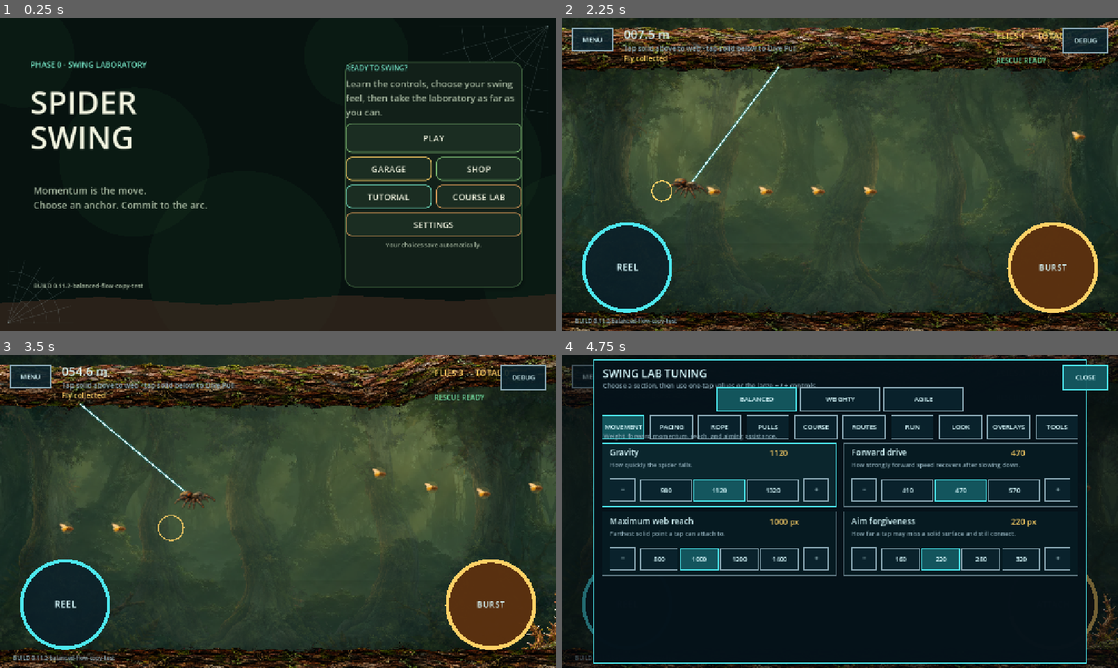
Above: before the commit, frames 1-4 (two rows, left to right).
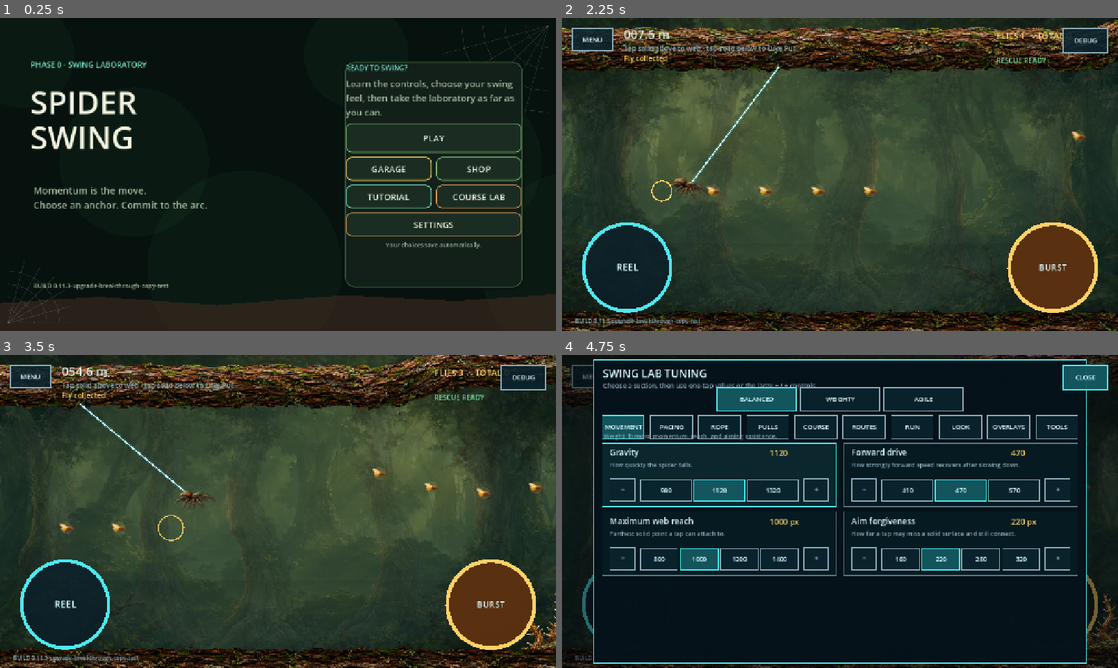
Above: after the commit, the same moments.

Repository: menno420/spider-swing
Game: Godot game, scene res://game/bootstrap/main.tscn
The game is run twice, just before and just after one commit, with the same random seed, the same clock (stepped at 60 frames per second) and the same inputs.
Inputs (mouse positions are in pixels of both pictures, inside the frame that each line leads up to):
- Up to frame 1 (0.25 s): no input
- Up to frame 2 (2.25 s): click "SHOP" at 0.5 s; click "‹ HOME" at 1.25 s; click "PLAY" at 2 s
- Up to frame 3 (3.5 s): click (66, 605) at 2.75 s
- Up to frame 4 (4.75 s): click (1051, 605) at 3.5 s; click (1084, 376) at 4.25 s

The runs differ from the first frame. In frame 1, 0.2% of the frame differs, in the area x 12-31%, y 84-87%; in frame 2, 0.2%; in frame 3, 0.2%; in frame 4, less than 0.1%.

Commit message:
Explain every upgrade breakthrough

Diff:
--- a/game/presentation/scripts/front_end.gd
+++ b/game/presentation/scripts/front_end.gd
@@ -492,7 +492,9 @@
 	content.add_child(shop_note)
 	_shop_description = _setting_description(
 		"Five CORE tracks shape every spider consistently; two IDENTITY tracks "
-		+ "reinforce the selected spider's trade-off.")
+		+ "reinforce its trade-off. Levels 5, 10, 15, and 20 apply the listed "
+		+ "increase twice.")
+	_shop_description.name = "ShopProgressionRule"
 	_shop_description.add_theme_font_size_override("font_size", 16)
 	_shop_description.custom_minimum_size.y = 34.0
 	content.add_child(_shop_description)
@@ -529,6 +531,8 @@
 		button.pressed.connect(_on_upgrade.bind(upgrade_id))
 		row_content.add_child(button)
 		var description := _setting_description("")
+		description.name = \
+			"UpgradeDescription%s" % str(upgrade_id).to_pascal_case()
 		description.add_theme_font_size_override("font_size", 16)
 		description.custom_minimum_size.y = 38.0
 		row_content.add_child(description)
@@ -732,7 +736,7 @@
 				SpiderCatalog.MAX_UPGRADE_LEVEL,
 				"MAXIMUM" if maximum else "%d FLIES" % cost,
 				(
-					"  ·  BREAKTHROUGH"
+					"  ·  BREAKTHROUGH ×2"
 					if next_is_breakthrough and not maximum
 					else ""
 				),
@@ -742,9 +746,13 @@
 		description.text = "%s  ·  %s" % [
 			upgrade_item["description"],
 			(
-				"All breakthroughs earned"
+				"%d breakthroughs earned · %d tuning steps total" % [
+					SpiderCatalog.breakthrough_count(level),
+					SpiderCatalog.effective_steps(level),
+				]
 				if maximum
-				else "Next breakthrough: level %d" % next_breakthrough
+				else "Level %d breakthrough grants 2 tuning steps" %
+					next_breakthrough
 			),
 		]
 		milestones.text = "SILK KNOTS  %s" % _breakthrough_knots(level)
--- a/project.godot
+++ b/project.godot
@@ -9,7 +9,7 @@
 
 config/name="Spider Swing"
 config/description="Android-first 2D physics swing game. \"Spider Swing\" is an internal codename, not an approved release name — see docs/product/name-status.md."
-config/version="0.11.2-balanced-flow-copy-test"
+config/version="0.11.3-upgrade-breakthrough-copy-test"
 run/main_scene="res://game/bootstrap/main.tscn"
 config/features=PackedStringArray("4.7", "GL Compatibility")
 
--- a/tests/integration/front_end_flow_tests.gd
+++ b/tests/integration/front_end_flow_tests.gd
@@ -18,6 +18,7 @@
 	passed += _test_garage_shop_and_creator_are_real_routes(failures)
 	passed += _test_garage_uses_spider_cosmetic_rails(failures)
 	passed += _test_shop_exposes_seven_mobile_readable_tracks(failures)
+	passed += _test_shop_explains_breakthrough_bonuses(failures)
 	passed += _test_upgrades_and_creator_edits_use_progression_service(failures)
 	passed += _test_composition_root_mounts_front_end_first(failures)
 	return {"passed": passed, "failures": failures}
@@ -471,6 +472,64 @@
 	return true
 
 
+static func _test_shop_explains_breakthrough_bonuses(
+	failures: PackedStringArray,
+) -> int:
+	var progress := PlayerProgress.defaults()
+	progress.upgrade_levels["classic_reel"] = 4
+	var state := FrontEndState.new()
+	state.configure(PlayerSettings.defaults(), progress)
+	var view := FrontEndView.new()
+	view.bind_state(state)
+	view.front_end_button(&"Shop").pressed.emit()
+	var rule := view.find_child(
+		"ShopProgressionRule",
+		true,
+		false,
+	) as Label
+	var description := view.find_child(
+		"UpgradeDescriptionClassicReel",
+		true,
+		false,
+	) as Label
+	var button := view.front_end_button(&"UpgradeClassicReel")
+	if rule == null or \
+			not rule.text.contains("Levels 5, 10, 15, and 20") or \
+			not rule.text.contains("listed increase twice") or \
+			description == null or \
+			not description.text.contains(
+				"Level 5 breakthrough grants 2 tuning steps") or \
+			button == null or not button.text.contains("BREAKTHROUGH ×2"):
+		failures.append(
+			"Shop does not explain that every fifth-level purchase applies " +
+			"the listed increase twice")
+		view.free()
+		return 0
+	view.free()
+
+	progress = PlayerProgress.defaults()
+	progress.upgrade_levels["classic_reel"] = SpiderCatalog.MAX_UPGRADE_LEVEL
+	state = FrontEndState.new()
+	state.configure(PlayerSettings.defaults(), progress)
+	view = FrontEndView.new()
+	view.bind_state(state)
+	view.front_end_button(&"Shop").pressed.emit()
+	description = view.find_child(
+		"UpgradeDescriptionClassicReel",
+		true,
+		false,
+	) as Label
+	if description == null or \
+			not description.text.contains(
+				"4 breakthroughs earned · 24 tuning steps total"):
+		failures.append(
+			"maxed Shop card does not summarize its four bonus steps")
+		view.free()
+		return 0
+	view.free()
+	return 1
+
+
 static func _test_upgrades_and_creator_edits_use_progression_service(
 	failures: PackedStringArray,
 ) -> int:
--- a/tests/test_runner.gd
+++ b/tests/test_runner.gd
@@ -4,10 +4,10 @@
 const MAIN_SCENE_PATH := "res://game/bootstrap/main.tscn"
 const EXPORT_PRESETS_PATH := "res://export_presets.cfg"
 const ANDROID_WORKFLOW_PATH := "res://.github/workflows/android-debug.yml"
-const BUILD_VERSION := "0.11.2-balanced-flow-copy-test"
-const ANDROID_VERSION_CODE := 25
-const ANDROID_APP_NAME := "Spider Swing Balanced Flow Copy (dev)"
-const EXPECTED_CHECK_COUNT := 89
+const BUILD_VERSION := "0.11.3-upgrade-breakthrough-copy-test"
+const ANDROID_VERSION_CODE := 26
+const ANDROID_APP_NAME := "Spider Swing Breakthrough Copy (dev)"
+const EXPECTED_CHECK_COUNT := 90
 const REQUIRED_INPUT_ACTIONS := [
 	"web_action", "reel_in", "burst_action", "pause", "restart_run",
 	"toggle_debug"]
Not shown, changed: export_presets.cfg
Not shown, changed: .github/workflows/android-debug.yml
Not shown, changed: .sessions/2026-07-30-upgrade-breakthrough-copy.md
Not shown, changed: .substrate/guard-fires.jsonl
Not shown, changed: README.md
Not shown, changed: docs/current-state.md
Not shown, changed: docs/technical/front-end-flow.md
Not shown, changed: docs/technical/phase-0-swing-laboratory.md
Not shown, changed: docs/technical/testing.md
